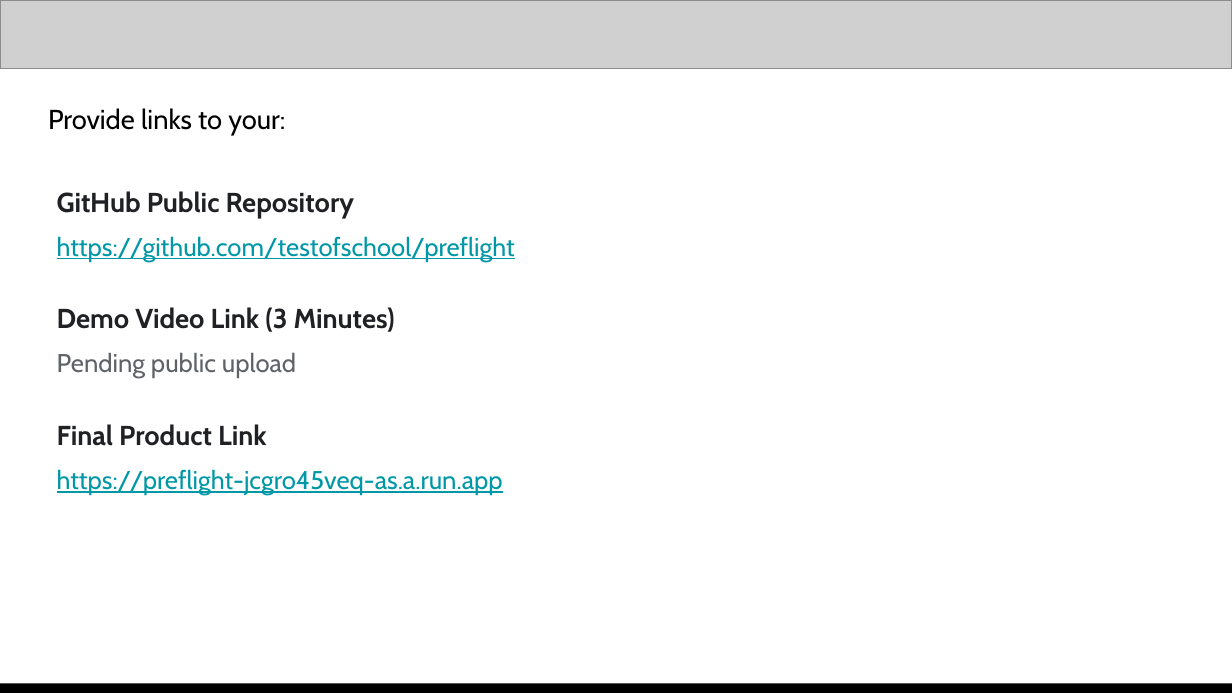
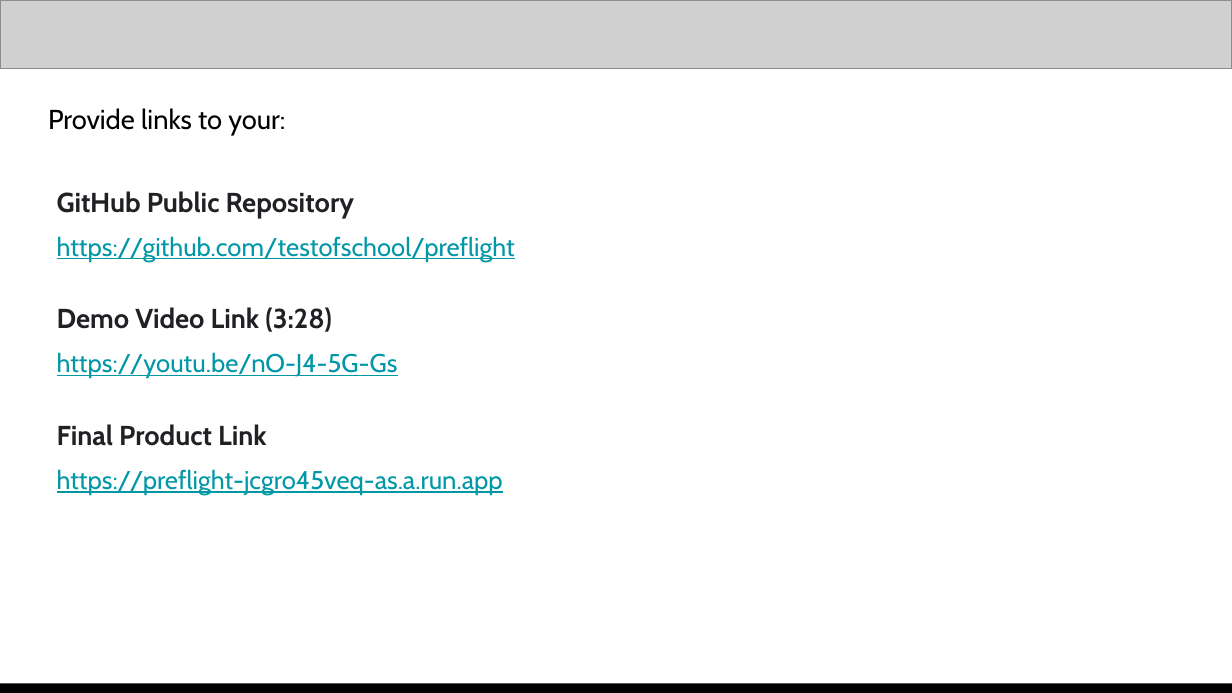
Before and after one commit to testofschool/preflight, a slide deck: slide 11 of docs/Preflight_pitch_deck.pptx. Drawn at 1232x693 pixels with LibreOffice and Linux fonts; fonts in the diff are those of the drawing; grey boxes stand for pictures. Boxes give left, top, right and bottom in pixels: in the first picture for what was removed or moved away, otherwise in the second. Text is boxed around its words. In the diff, an @@ line names an element or a change of style, - is before the commit and + after.

Commit message:
Finalize public demo links and submission deck

```diff
--- a/docs/Preflight_pitch_deck.pptx
+++ b/docs/Preflight_pitch_deck.pptx
@@ text at box(57, 307, 398, 378): text changed; size 16 to 15 pt; text colour #202124 to #0097A7; bold off @@
-Demo Video Link (3 Minutes)
-Pending public upload
+Demo Video Link (3:28)
+https://youtu.be/nO-J4-5G-Gs
```
Also in this commit, not shown: 2 other slides changed, 3 other files.
